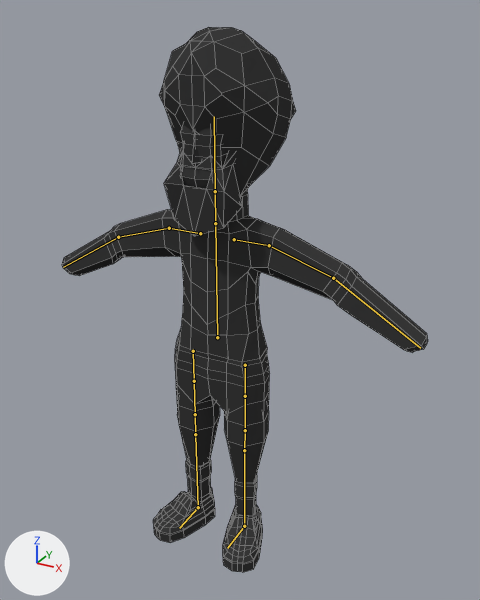
The Blender file Assets/Modls/Character/Shoe.blend: old version first, new version second.
The view is the same before and after, from a 50 mm lens placed at (8.71, -14.8, 14.98), pointed at (1.07, -0.9, 8.04). The lights are fixed; the arrows at lower left show +X, +Y and +Z. The bones that bend it are drawn over the model as lines. Mesh edges are drawn as thin lines.

Names of what the first picture shows: 'Pelo_Icosphere.002'.
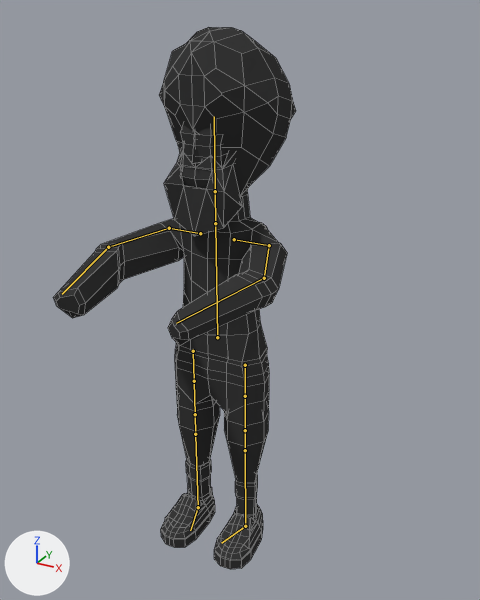
The newer file adds an action. The first version stands in its rest pose; the second is drawn at frame 0 of the action 'noneWhileCarrying'.

The change, as a list of edits to the scene's bpy script:
```text
Change bone_bone_017:
    where bone_bone_017 = bpy.data.objects['Armature.004'].pose.bones['Bone.017']  # child of 'Bone.003'
    bone_bone_017.rotation_quaternion: (1.0, 0.0, 0.0, 0.0) -> (0.991, -0.022, 0.003, 0.13)  # degrees (0, 0, 0) -> degrees (-2, 1, 15)
Change bone_bone_018:
    where bone_bone_018 = bpy.data.objects['Armature.004'].pose.bones['Bone.018']  # child of 'Bone.007'
    bone_bone_018.rotation_quaternion: (1.0, 0.0, 0.0, 0.0) -> (0.985, 0.0, 0.0, -0.174)  # degrees (0, 0, 0) -> degrees (0, 0, -20)
Change bone_bone_012:
    where bone_bone_012 = bpy.data.objects['Armature.004'].pose.bones['Bone.012']  # child of 'Bone.011'
    bone_bone_012.rotation_quaternion: (1.0, 0.0, 0.0, 0.0) -> (0.668, 0.312, -0.504, 0.45)  # degrees (0, 0, 0) -> degrees (-7, -72, 73)
Change bone_bone_013:
    where bone_bone_013 = bpy.data.objects['Armature.004'].pose.bones['Bone.013']  # child of 'Bone.012'
    bone_bone_013.rotation_quaternion: (1.0, 0.0, 0.0, 0.0) -> (0.976, 0.216, 0.019, 0.003)  # degrees (0, 0, 0) -> degrees (25, 2, 1)
Change bone_bone_015:
    where bone_bone_015 = bpy.data.objects['Armature.004'].pose.bones['Bone.015']  # child of 'Bone.014'
    bone_bone_015.rotation_quaternion: (1.0, 0.0, 0.0, 0.0) -> (0.668, -0.312, 0.504, 0.45)  # degrees (0, 0, 0) -> degrees (7, 72, 73)
Change bone_bone_016:
    where bone_bone_016 = bpy.data.objects['Armature.004'].pose.bones['Bone.016']  # child of 'Bone.015'
    bone_bone_016.rotation_quaternion: (1.0, 0.0, 0.0, 0.0) -> (0.976, -0.216, -0.019, 0.003)  # degrees (0, 0, 0) -> degrees (-25, -2, 1)
```

Boxes [x1, y1, x2, y2] around the edits, measured in the pictures (480 x 600 px):
'Pelo_Icosphere.002', posed (34% narrower)
    before: [62, 27, 428, 572]
    after: [53, 27, 296, 569]
bone 'Bone.017', root to tip
    before: (244, 526) to (227, 548)
    after: (245, 526) to (221, 543)
bone 'Bone.018', root to tip
    before: (198, 507) to (179, 528)
    after: (198, 507) to (190, 530)
bone 'Bone.012', root to tip
    before: (269, 245) to (333, 278)
    after: (269, 245) to (264, 278)
bone 'Bone.013', root to tip
    before: (333, 278) to (420, 348)
    after: (264, 278) to (176, 323)
bone 'Bone.015', root to tip
    before: (169, 228) to (118, 237)
    after: (169, 228) to (108, 247)
bone 'Bone.016', root to tip
    before: (118, 237) to (63, 267)
    after: (108, 247) to (62, 294)
